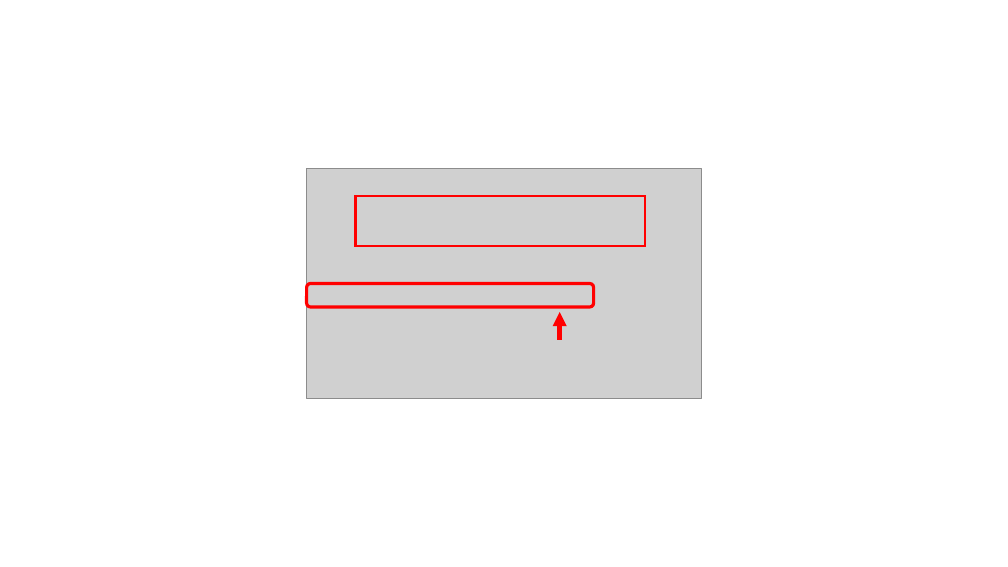
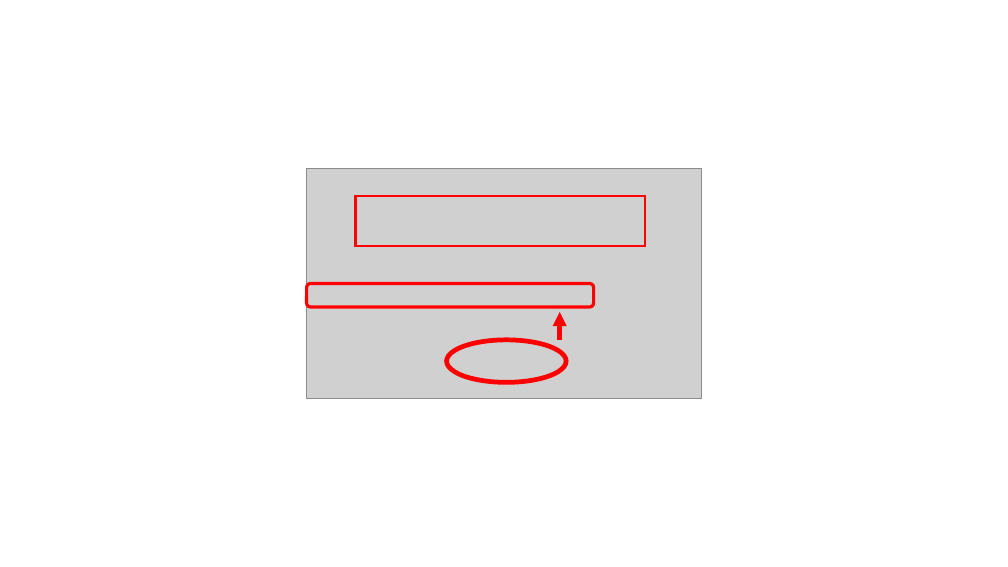
Before and after one commit to pwilmart/PAW_pipeline, a slide deck: slide 12 of msconvert_GUI_guide.pptx. Drawn at 1008x567 pixels with LibreOffice and Linux fonts; fonts in the diff are those of the drawing; grey boxes stand for pictures. Boxes give left, top, right and bottom in pixels: in the first picture for what was removed or moved away, otherwise in the second. Text is boxed around its words. In the diff, an @@ line names an element or a change of style, - is before the commit and + after.

```diff
--- a/msconvert_GUI_guide.pptx
+++ b/msconvert_GUI_guide.pptx
@@ ellipse added at box(447, 340, 566, 383), outline #FF0000 4.5 pt @@
```
Also in this commit, not shown: 2 other files.
